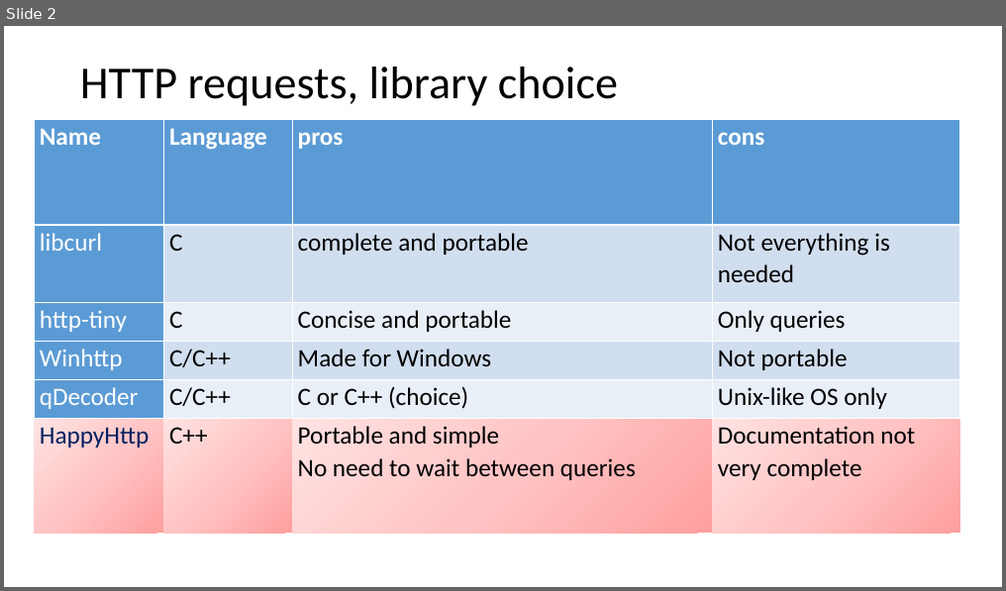
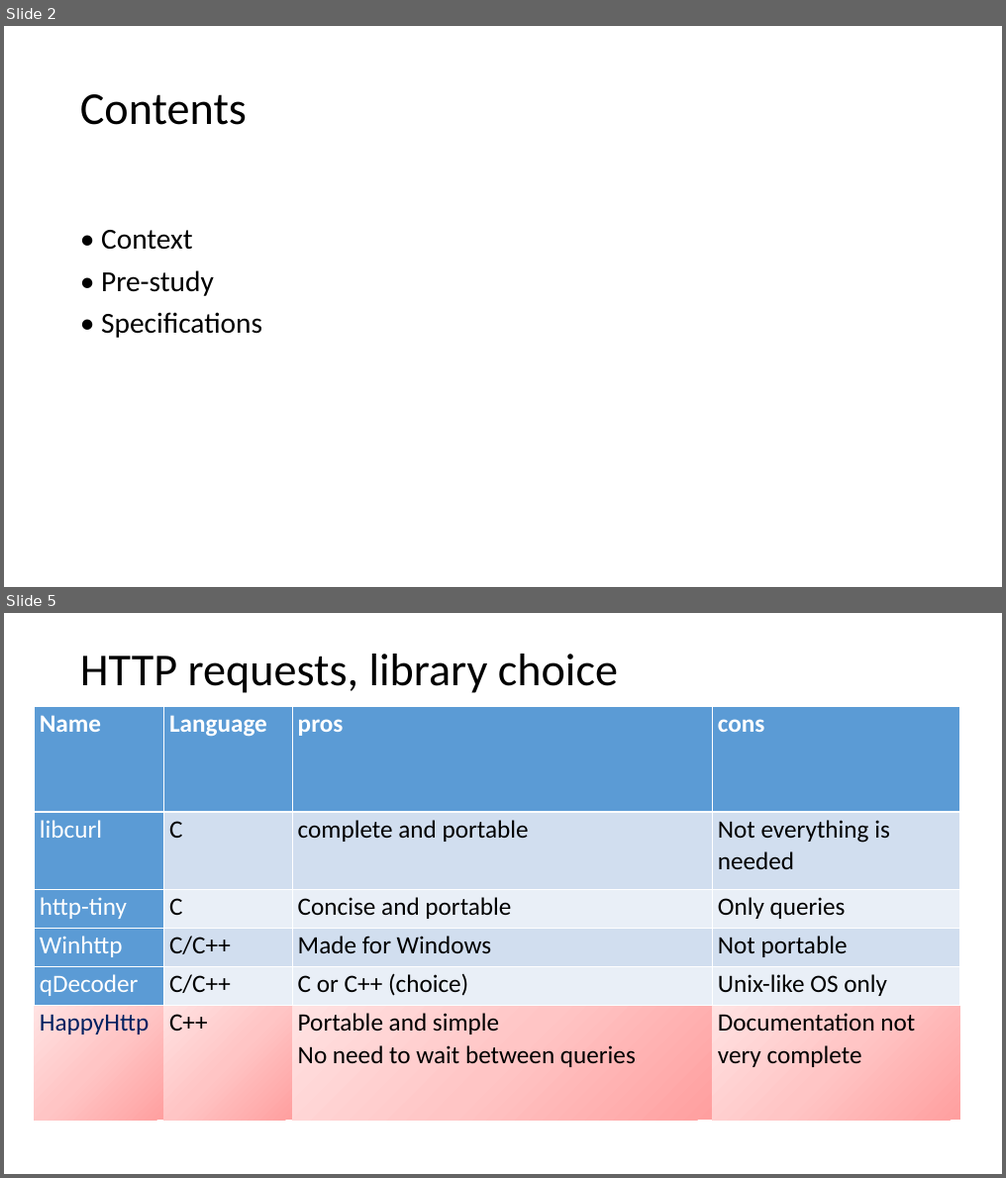
Before and after one commit to mmeven/EP_Domotique_Tablette, a slide deck: Rendu/Diapo_prototype_janvier.pptx. Shown one above the other, each under a label of ours: slide 2 before the commit, slides 2 and 5 after it; the slides between them are not shown. The pictures are 1006x591 and 1006x1178 pixels, drawn with LibreOffice and Linux fonts; fonts in the diff are those of the drawing. Boxes give left, top, right and bottom in pixels: in the first picture for what was removed or moved away, otherwise in the second. Text is boxed around its words. In the diff, an @@ line names an element or a change of style, - is before the commit and + after.

```diff
--- a/Rendu/Diapo_prototype_janvier.pptx
+++ b/Rendu/Diapo_prototype_janvier.pptx
@@ slide 2 added at [4,26,1002,587], background #FFFFFF @@
@@ title added at [80,94,247,125], 44 pt, text #000000 @@
+Contents
@@ text added at [101,230,262,338], 28 pt, text #000000 @@
+• Context
+• Pre-study
+• Specifications
@@ what was slide 2 is now slide 5 @@
```
Also in this commit, not shown: 4 other slides added, 1 slide removed.
